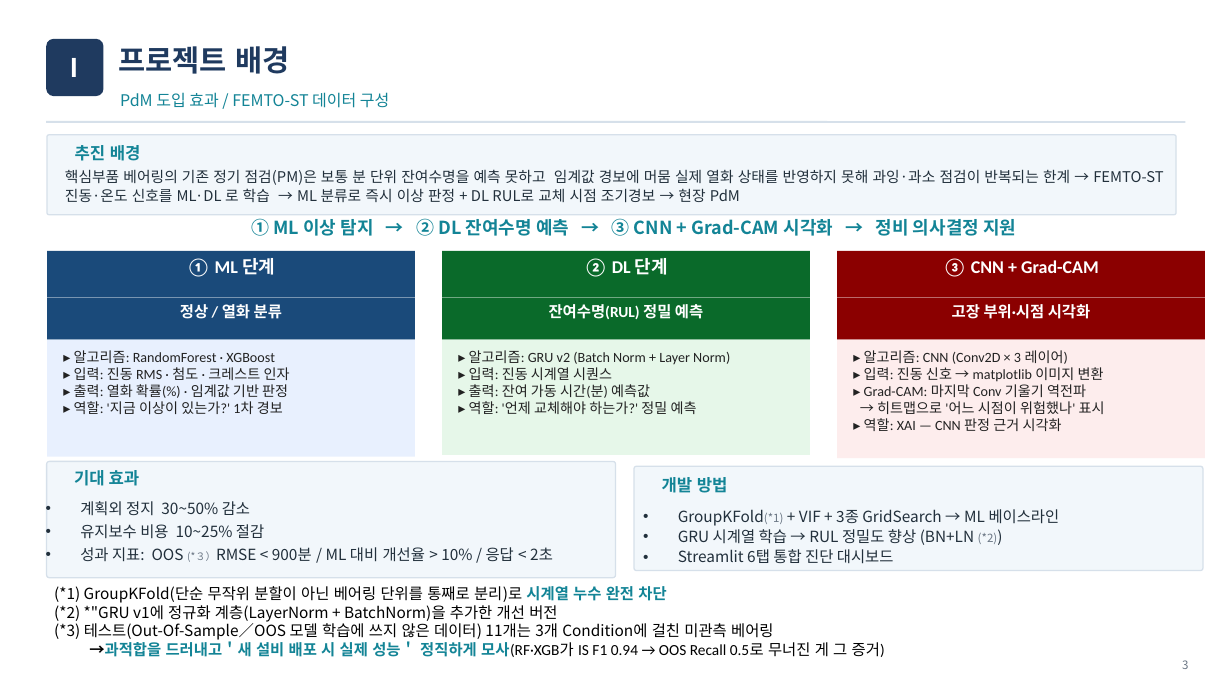
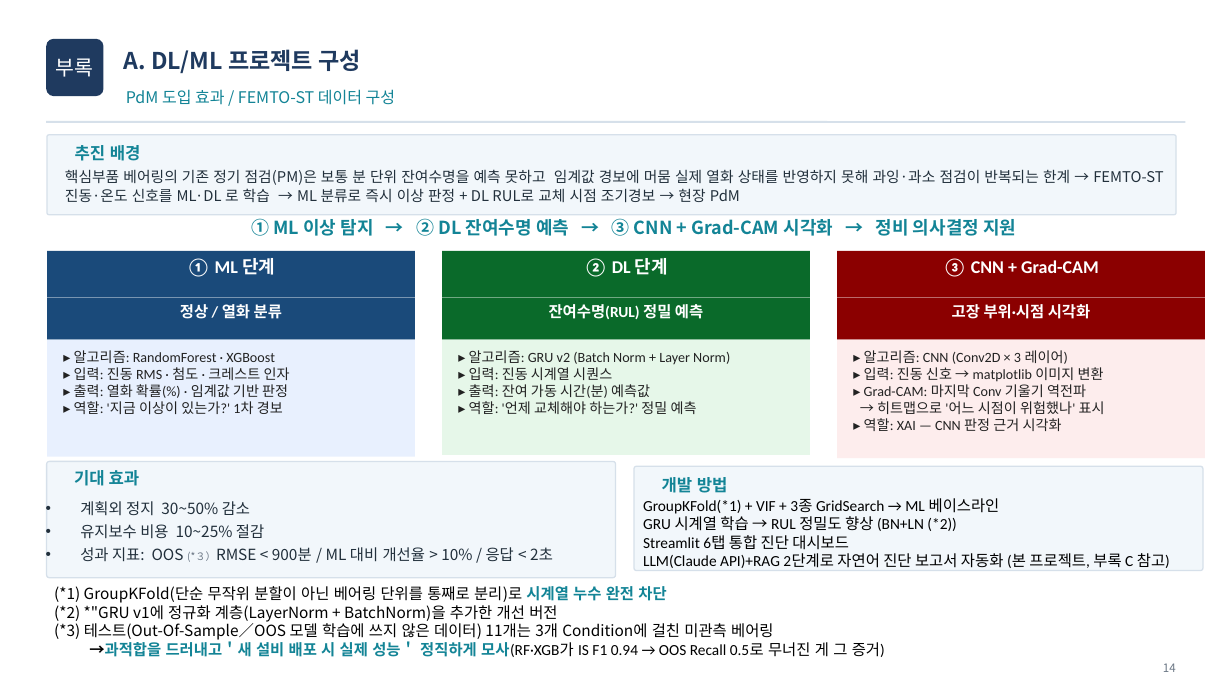
Before and after one commit to vapsnamheo-dev/AISOURCE, a slide deck: slide 14 of Homework/LLM_FactoryAutomation/산출물/허남_LLM프로젝트.pptx (slide 3 before the commit). Drawn at 1232x693 pixels with LibreOffice and Linux fonts; fonts in the diff are those of the drawing. Boxes give left, top, right and bottom in pixels: in the first picture for what was removed or moved away, otherwise in the second. Text is boxed around its words. In the diff, an @@ line names an element or a change of style, - is before the commit and + after.

Commit message:
feat: LLM_FactoryAutomation v0.7 - 환각 방어 게이트 + RAG 출처근거 Citation
- femto_llm_guard.py 신규: 신뢰도 톤 분기·입력 OOD 판정·클래스 한정 자기인지 3층 게이트로 환각(hallucination) 구조적 차단
- femto_doc_rag.py 개선: 문서 출처를 파일명·절 번호·개정일로 태깅(Citation), BM25+벡터 Hybrid 양쪽 경로 모두 근거 메타데이터 보존
- streamlit_femto.py: Tab6 AI 정비 권고에 위 기능 반영
- tests: test_femto_llm_guard.py 11건, test_femto_doc_rag_citations.py 5건 pytest 통과
- 산출물: 딥러닝_LLM프로젝트 PPT(부록 D/E 추가, v0.7), 백업본 동기화

```diff
--- a/Homework/LLM_FactoryAutomation/산출물/허남_LLM프로젝트.pptx
+++ b/Homework/LLM_FactoryAutomation/산출물/허남_LLM프로젝트.pptx
@@ text added at [55,58,93,77], 16 pt, text #FFFFFF @@
+부록
@@ text removed at [62,58,88,77] @@
-Ⅰ
@@ text at [123,49,361,73]: text changed; size 23 to 18 pt @@
-프로젝트 배경
+A. DL/ML 프로젝트 구성
@@ text "PdM 도입 효과 / FEMTO-ST ...": place and size @@
-text "PdM 도입 효과 / FEMTO-ST ..." at [120,92,389,108]
+text "PdM 도입 효과 / FEMTO-ST ..." at [126,89,395,105]
@@ text at [643,498,1000,550]: size 9 to 12 pt, text colour #6B7785 to #000000 in "GroupKFold(*1)", "(*2))"; font Noto Sans CJK KR to Calibri, text colour #22303C to #000000 in "GroupKFold(*1) + VIF + 3종 GridSearch → ...", "GRU 시계열 학습 → RUL 정밀도 향상 ...", "Streamlit 6탭 통합 진단 대시보드"; bullet • to none; line spacing 1.1 to 1 @@
@@ text at [643,553,1170,568]: paragraph added @@
+LLM(Claude API)+RAG 2단계로 자연어 진단 보고서 자동화 (본 프로젝트, 부록 C 참고)
@@ text added at [1163,663,1176,672], 9 pt, text #6B7785 @@
+14
@@ text removed at [1182,660,1188,669] @@
-3
```
Also in this commit, not shown: 6 other slides changed, 9 slides added, 24 slides removed, 31 other files.
